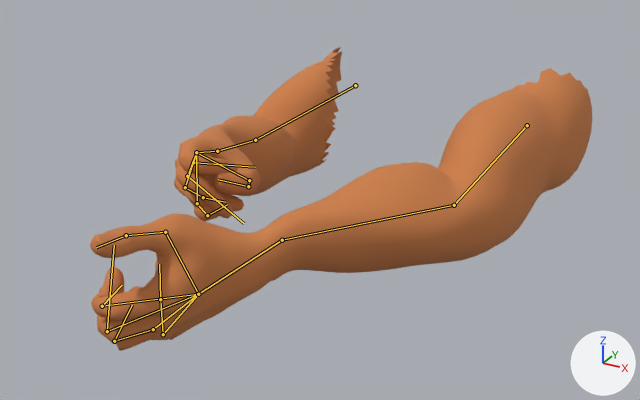
A saved change to the glTF model models/man.glb.
Rendered twice from a camera (50 mm lens) standing at (5.94, -13.11, 20.73) and looking at (0.45, -3.12, 15.73). The lights are fixed; the arrows at lower right show +X, +Y and +Z. Both versions are drawn at frame 18 of the action 'riflemove'; the numbers are the values there. The bones that bend it are drawn over the model as lines.

Objects in the first picture: 'FinalBaseMesh'.
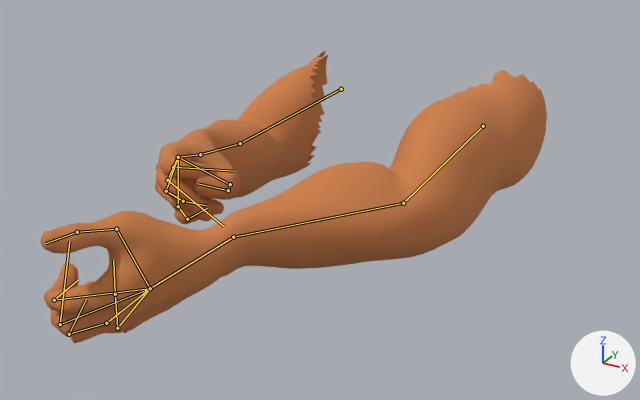
Diff of the bpy script that builds the scene:
```diff
--- a/models/man.glb.py
+++ b/models/man.glb.py
@@ bone_l_elbow @@
 bone_l_elbow = bpy.data.objects['Armature'].pose.bones['L.Elbow']
-bone_l_elbow.location = (-1.1, 0.01, 1.79)
+bone_l_elbow.location = (-0.5, -0.27, 1.79)
@@ bone_r_elbow @@
 bone_r_elbow = bpy.data.objects['Armature'].pose.bones['R.Elbow']
-bone_r_elbow.location = (-1.35, -0.71, -0.64)
+bone_r_elbow.location = (-1.14, -0.44, -0.64)
```

What differs and where, as boxes [x1, y1, x2, y2] in the pictures (640 x 400 px):
'FinalBaseMesh', posed: before [90, 45, 592, 351]; after [40, 50, 547, 343]
bone 'L.Elbow', root to tip: before (527, 125) to (454, 205); after (483, 126) to (403, 203)
bone 'R.Elbow', root to tip: before (355, 85) to (255, 140); after (341, 89) to (240, 143)
